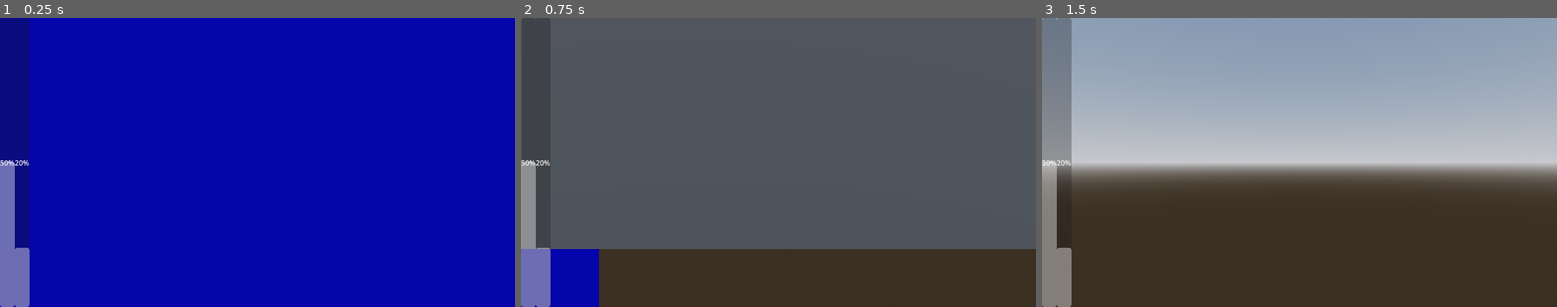
Above: before the commit, frames 1-3 (left to right).
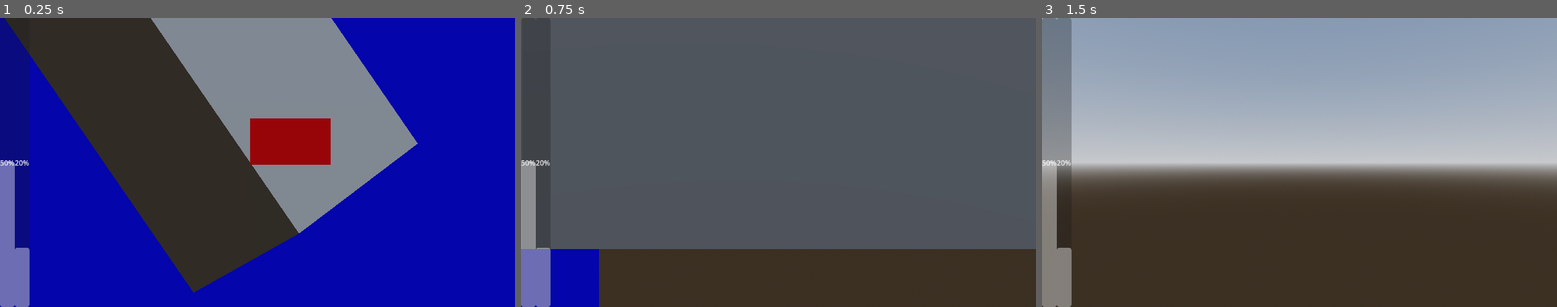
Above: after the commit, the same moments.

Repository: RyujinDraknir/GGJ-2024
Game: Godot game, scene res://scenes/main.tscn
Same seed, same stepped clock (60 frames per second), same inputs: the game is played once before the commit and once after it.
Inputs (mouse positions are in pixels of both pictures, inside the frame that each line leads up to):
- Up to frame 1 (0.25 s): no input
- Up to frame 2 (0.75 s): tap Enter at 0.5 s; move the mouse to (804, 162) at 0.52 s; press the mouse at (804, 162) at 0.53 s; hold D (right) from 0.53 s (still down)
- Up to frame 3 (1.5 s): tap Space at 1.25 s; move the mouse to (1273, 162) at 1.27 s; release D (right) at 1.28 s; release the mouse at (1273, 162) at 1.28 s; hold A (left) from 1.28 s (still down); click (1273, 162) at 1.35 s

The runs differ from the first frame. In frame 1, 45% of the frame differs, in the area x 0-82%, y 0-96%; in frame 2, nothing differs; in frame 3, nothing differs.

Commit message:
add target for zoom

Diff:
--- a/scenes/main.tscn
+++ b/scenes/main.tscn
@@ -1,7 +1,8 @@
-[gd_scene load_steps=6 format=3 uid="uid://cudcy7o72gnon"]
+[gd_scene load_steps=7 format=3 uid="uid://cudcy7o72gnon"]
 
 [ext_resource type="PackedScene" uid="uid://caabi8447msyu" path="res://prefabScenes/player.tscn" id="1_6q6j1"]
 [ext_resource type="PackedScene" uid="uid://ny33g8w8gito" path="res://prefabScenes/test_wall.tscn" id="1_yoi2q"]
+[ext_resource type="Material" uid="uid://dk6nxt0kyxtym" path="res://textures/red.tres" id="2_7hgao"]
 
 [sub_resource type="ProceduralSkyMaterial" id="ProceduralSkyMaterial_vfs8c"]
 sky_horizon_color = Color(0.64625, 0.65575, 0.67075, 1)
@@ -31,10 +32,6 @@
 transform = Transform3D(3.39292, 0, 0, 0, 1, 0, 0, 0, 3.91651, -9.46716, 0.5, -6.64925)
 use_collision = true
 
-[node name="CSGBox3D9" type="CSGBox3D" parent="Map/CSGBox3D"]
-transform = Transform3D(-0.983661, -0.444825, -0.048813, -2.70697, 2.19507, -0.101239, 1.3261, 0.0444835, -0.0406466, -0.752622, 0.234083, 0.16155)
-use_collision = true
-
 [node name="CSGBox3D2" type="CSGBox3D" parent="Map"]
 transform = Transform3D(3.39292, 0, 0, 0, 1, 0, 0, 0, 3.91651, 7.83675, 0.5, 16.7035)
 use_collision = true
@@ -52,8 +49,9 @@
 use_collision = true
 
 [node name="CSGBox3D6" type="CSGBox3D" parent="Map"]
-transform = Transform3D(-0.364424, -1.37687, -1.71567, -0.204624, 2.00253, -1.30189, -0.578837, 0.158939, 1.54038, -2.68104, 4.53462, -12.1366)
+transform = Transform3D(-0.364424, -1.37687, -1.71567, -0.204624, 2.00253, -1.30189, -0.578837, 0.158939, 1.54038, -0.253378, 0.41811, -22.097)
 use_collision = true
+size = Vector3(1, 0.609863, 0.239136)
 
 [node name="CSGBox3D7" type="CSGBox3D" parent="Map"]
 transform = Transform3D(-0.364424, -1.37687, -1.71567, -0.204624, 2.00253, -1.30189, -0.578837, 0.158939, 1.54038, -6.95692, 3.06463, 17.6428)
@@ -104,4 +102,32 @@
 transform = Transform3D(0.552023, 0, 4.7201, 0, 1, 0, -0.447211, 0, 5.82634, 2.79637, -3.0563, 2.98399)
 use_collision = true
 
+[node name="CSGBox3D18" type="CSGBox3D" parent="Map"]
+transform = Transform3D(1.40764, -2.52815, -0.225019, 0.418386, 4.08495, -4.26141, -0.71321, 1.36009, 3.15894, 12.8748, 29.9645, -28.559)
+use_collision = true
+
+[node name="CSGBox3D19" type="CSGBox3D" parent="Map"]
+transform = Transform3D(-3.33748, -1.50926, -0.165619, -2.70697, 2.19507, -0.101239, 5.19368, 0.17422, -0.159193, -12.0207, 0.734083, -6.01654)
+use_collision = true
+
+[node name="CSGBox3D20" type="CSGBox3D" parent="Map"]
+transform = Transform3D(-6.97407, 0, -8.64536, 0, 1, 0, 2.42013, 0, -5.31965, -42.1484, 3, -2.39678)
+use_collision = true
+
+[node name="CSGBox3D21" type="CSGBox3D" parent="Map"]
+transform = Transform3D(1.40764, -2.52815, -0.225019, 0.418386, 4.08495, -4.26141, -0.71321, 1.36009, 3.15894, 37.4596, 29.2464, -55.8661)
+use_collision = true
+size = Vector3(1, 0.609863, 0.239136)
+
+[node name="CSGBox3D22" type="CSGBox3D" parent="Map"]
+transform = Transform3D(1.40764, -2.52815, -0.225019, 0.418386, 4.08495, -4.26141, -0.71321, 1.36009, 3.15894, 37.4596, 29.2464, -55.8661)
+use_collision = true
+size = Vector3(1, 0.609863, 0.239136)
+
+[node name="CSGBox3D23" type="CSGBox3D" parent="Map"]
+transform = Transform3D(3.39292, 0, 0, 0, 1, 0, 0, 0, 3.91651, 0.114001, 0.0726014, -21.7325)
+material_override = ExtResource("2_7hgao")
+use_collision = true
+size = Vector3(0.0820618, 0.160919, 0.0734863)
+
 [node name="Player" parent="." instance=ExtResource("1_6q6j1")]
